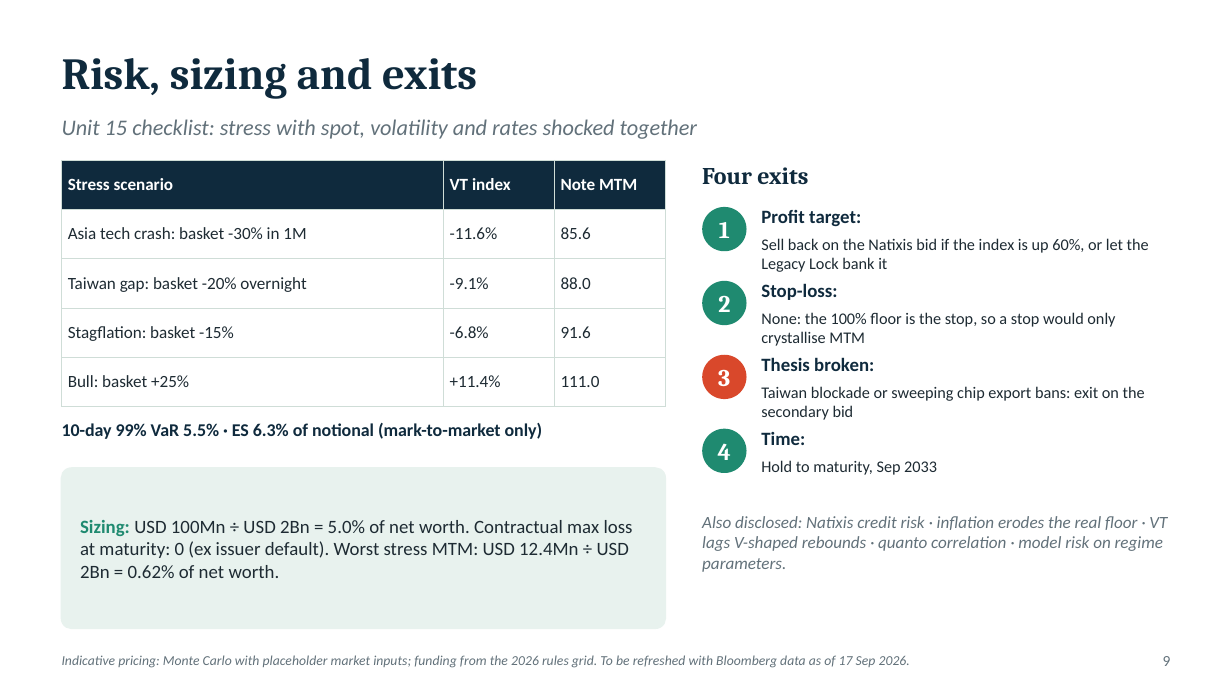
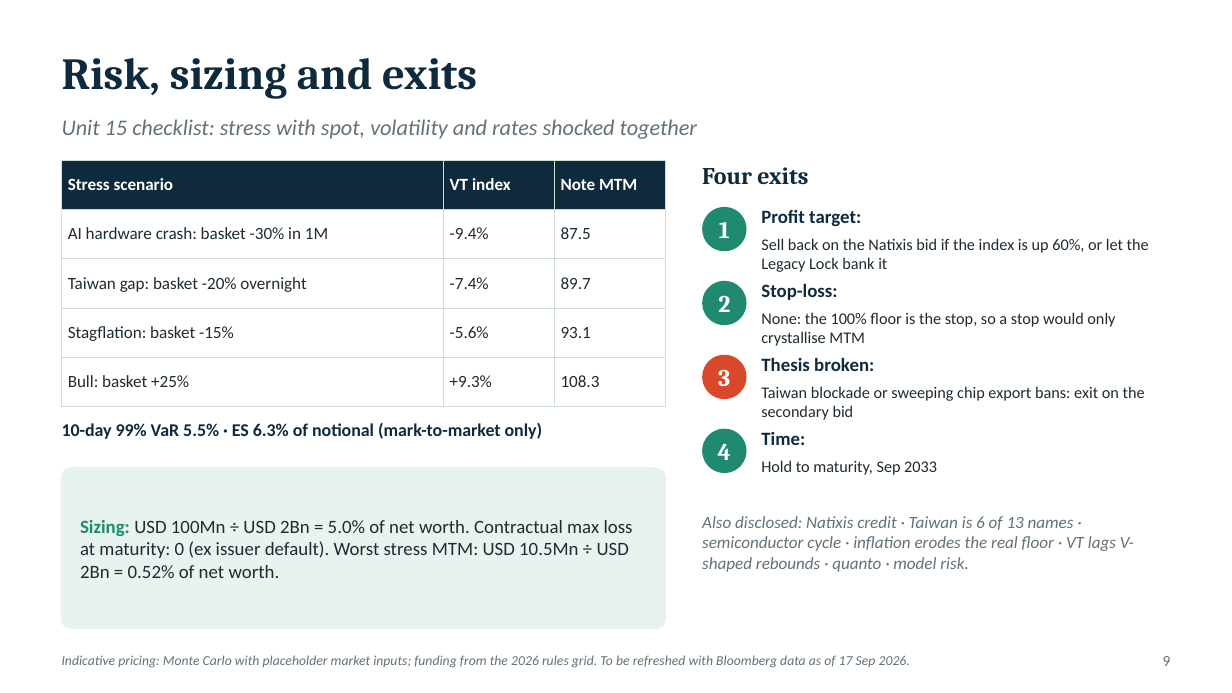
Before and after one commit to benjaminlhl/natixis-case-comp, a slide deck: slide 11 of deck/Asia-Digital-Bridge-Note.pptx. Drawn at 1232x693 pixels with LibreOffice and Linux fonts; fonts in the diff are those of the drawing. Boxes give left, top, right and bottom in pixels: in the first picture for what was removed or moved away, otherwise in the second. Text is boxed around its words. In the diff, an @@ line names an element or a change of style, - is before the commit and + after.

```diff
--- a/deck/Asia-Digital-Bridge-Note.pptx
+++ b/deck/Asia-Digital-Bridge-Note.pptx
@@ table at (62, 160, 665, 391) @@
-row 2: Asia tech crash: basket -30% in 1M | -11.6% | 85.6
+row 2: AI hardware crash: basket -30% in 1M | -9.4% | 87.5
-row 3, column 2: -9.1%
+row 3, column 2: -7.4%
-row 3, column 3: 88.0
+row 3, column 3: 89.7
-row 4, column 2: -6.8%
+row 4, column 2: -5.6%
-row 4, column 3: 91.6
+row 4, column 3: 93.1
-row 5, column 2: +11.4%
+row 5, column 2: +9.3%
-row 5, column 3: 111.0
+row 5, column 3: 108.3
@@ text at (80, 520, 633, 578): text changed @@
-Sizing: USD 100Mn ÷ USD 2Bn = 5.0% of net worth. Contractual max loss at maturity: 0 (ex issuer default). Worst stress MTM: USD 12.4Mn ÷ USD 2Bn = 0.62% of net worth.
+Sizing: USD 100Mn ÷ USD 2Bn = 5.0% of net worth. Contractual max loss at maturity: 0 (ex issuer default). Worst stress MTM: USD 10.5Mn ÷ USD 2Bn = 0.52% of net worth.
@@ text at (702, 516, 1134, 572): text changed @@
-Also disclosed: Natixis credit risk · inflation erodes the real floor · VT lags V-shaped rebounds · quanto correlation · model risk on regime parameters.
+Also disclosed: Natixis credit · Taiwan is 6 of 13 names · semiconductor cycle · inflation erodes the real floor · VT lags V-shaped rebounds · quanto · model risk.
```
Also in this commit, not shown: 13 other slides changed, 7 other files.
